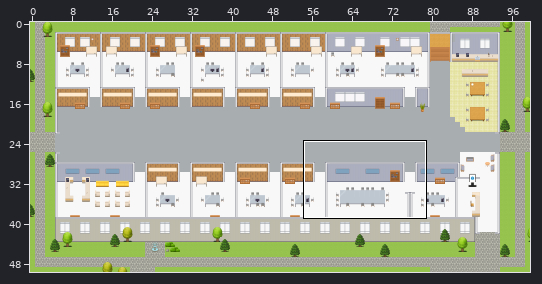
Two states of a Tiled map (JSON), maps/Finance-Platform.tmj. The first picture is a wide view before the edit; the outline marks the close-up.
Close-up. Before:
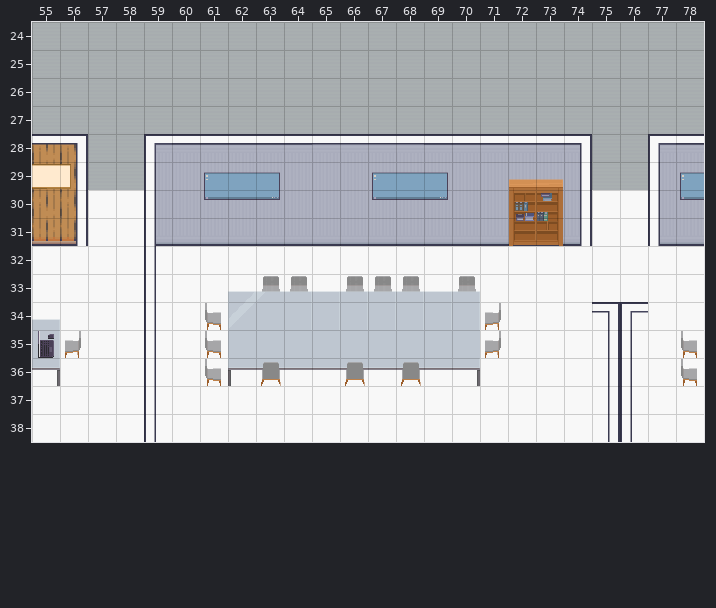
Cells are 32x32 px. Shown: x 55..78, y 24..38. The commit also changed other parts of the map, which this record leaves out.
After:
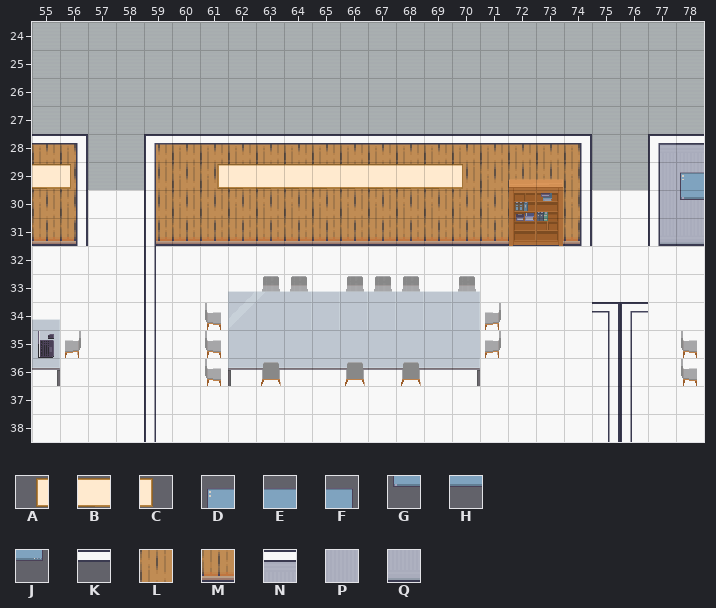
Key: from "Decoration": A 49, B 50, C 51; from "Misc": D 40, E 41, F 42, G 50, H 51, J 52; from "room2": K 63, L 192, M 205, N 290, P 294, Q 307.
_ is an empty cell.
Difference:
Layer "back wall":
y 28: x 59..74 NNNNNNNNNNNNNNNN -> LLLLLLLLLLLLLLLL
y 29..30: x 59..74 PPPPPPPPPPPPPPPP -> LLLLLLLLLLLLLLLL
y 31: x 59..74 QQQQQQQQQQQQQQQQ -> MMMMMMMMMMMMMMMM
Layer "walls":
y 28: x 65..68 ____ -> KKKK
Layer "decor":
y 29: x 61..70 __________ -> ABBBBBBBBC
Layer "tech":
y 29: x 61..63 DEF -> ___; x 67..69 DEF -> ___
y 30: x 61..63 GHJ -> ___; x 67..69 GHJ -> ___
